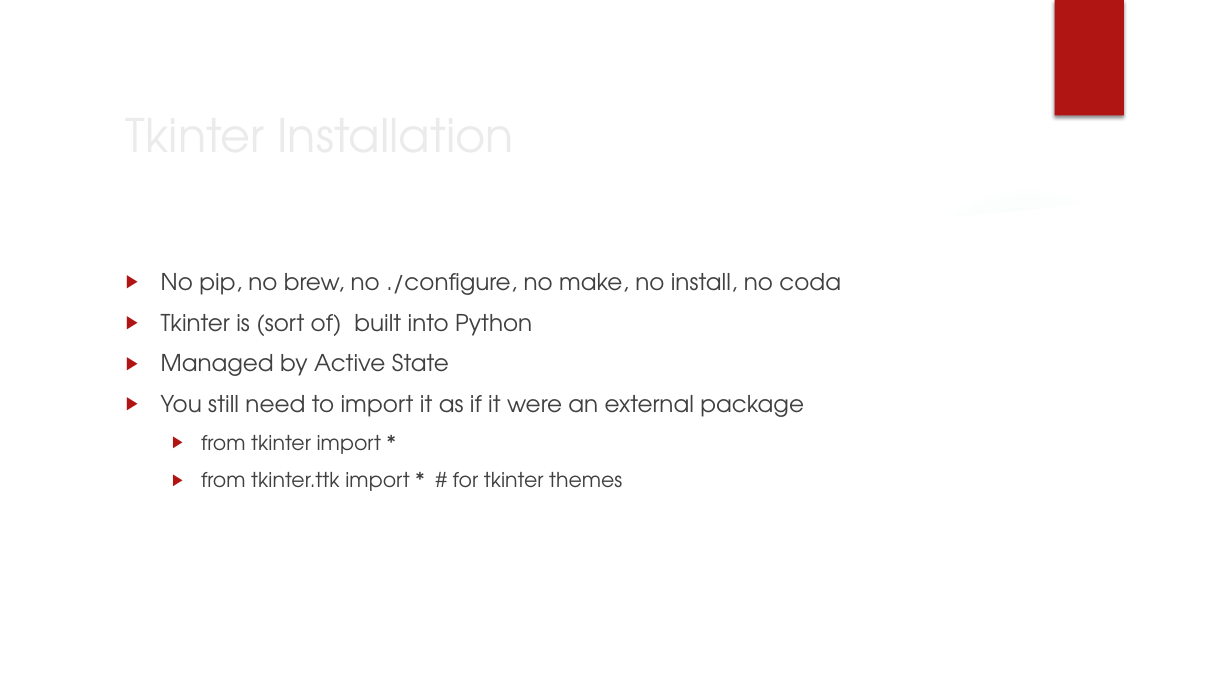
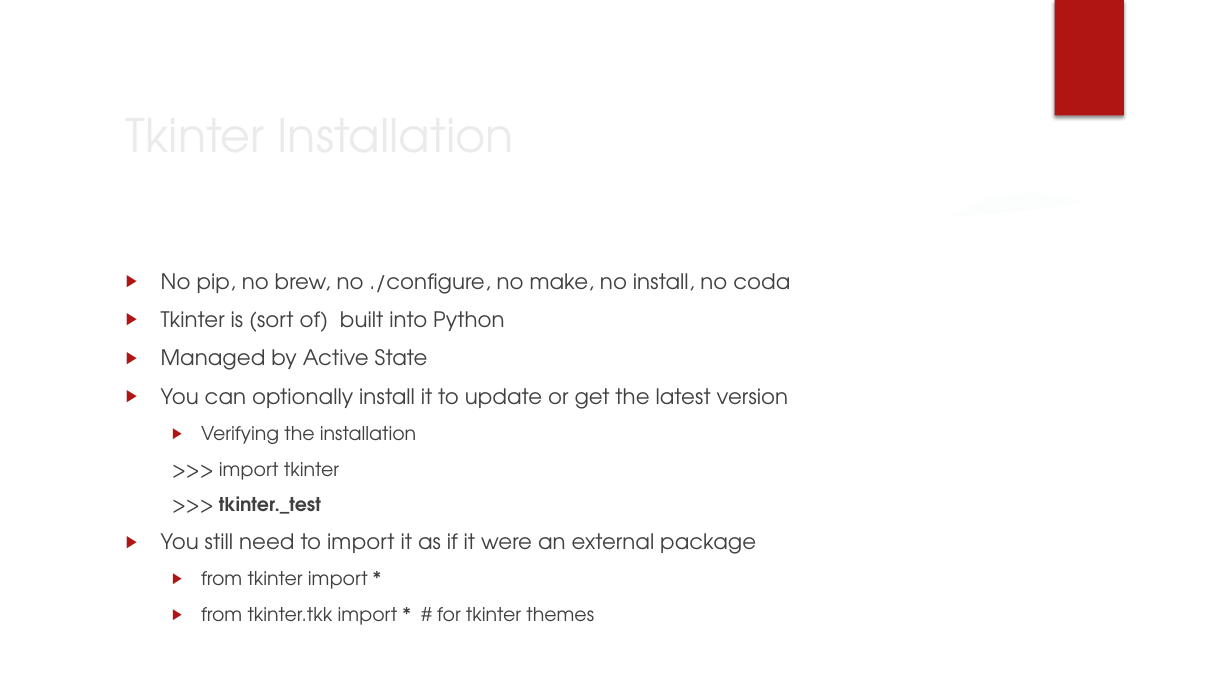
Before and after one commit to scottbing/SB_5410_Midterm_Challenge, a slide deck: slide 7 of TKinter.pptx (slide 5 before the commit). Drawn at 1232x693 pixels with LibreOffice and Linux fonts; fonts in the diff are those of the drawing; background and template pictures are left out. Boxes give left, top, right and bottom in pixels: in the first picture for what was removed or moved away, otherwise in the second. Text is boxed around its words. In the diff, an @@ line names an element or a change of style, - is before the commit and + after.

```diff
--- a/TKinter.pptx
+++ b/TKinter.pptx
@@ text at (x1=161, y1=273, x2=790, y2=589): size 18 to 16.6 pt in "No pip, no brew, no ./configure, no ...", "Tkinter is (sort of) built into Python", "Managed by Active State", "You still need to import it as ..."; size 16 to 14.8 pt in "from tkinter import *" @@
@@ text at (x1=161, y1=388, x2=788, y2=514): paragraphs added @@
+▶ You can optionally install it to update or get the latest version
+  ▶ Verifying the installation
+  >>> import tkinter
+  >>> tkinter._test
@@ text at (x1=201, y1=607, x2=594, y2=621): text changed; size 16 to 14.8 pt @@
-  ▶ from tkinter.ttk import * # for tkinter themes
+  ▶ from tkinter.tkk import * # for tkinter themes
```
Also in this commit, not shown: 4 other slides changed, 9 slides added.
